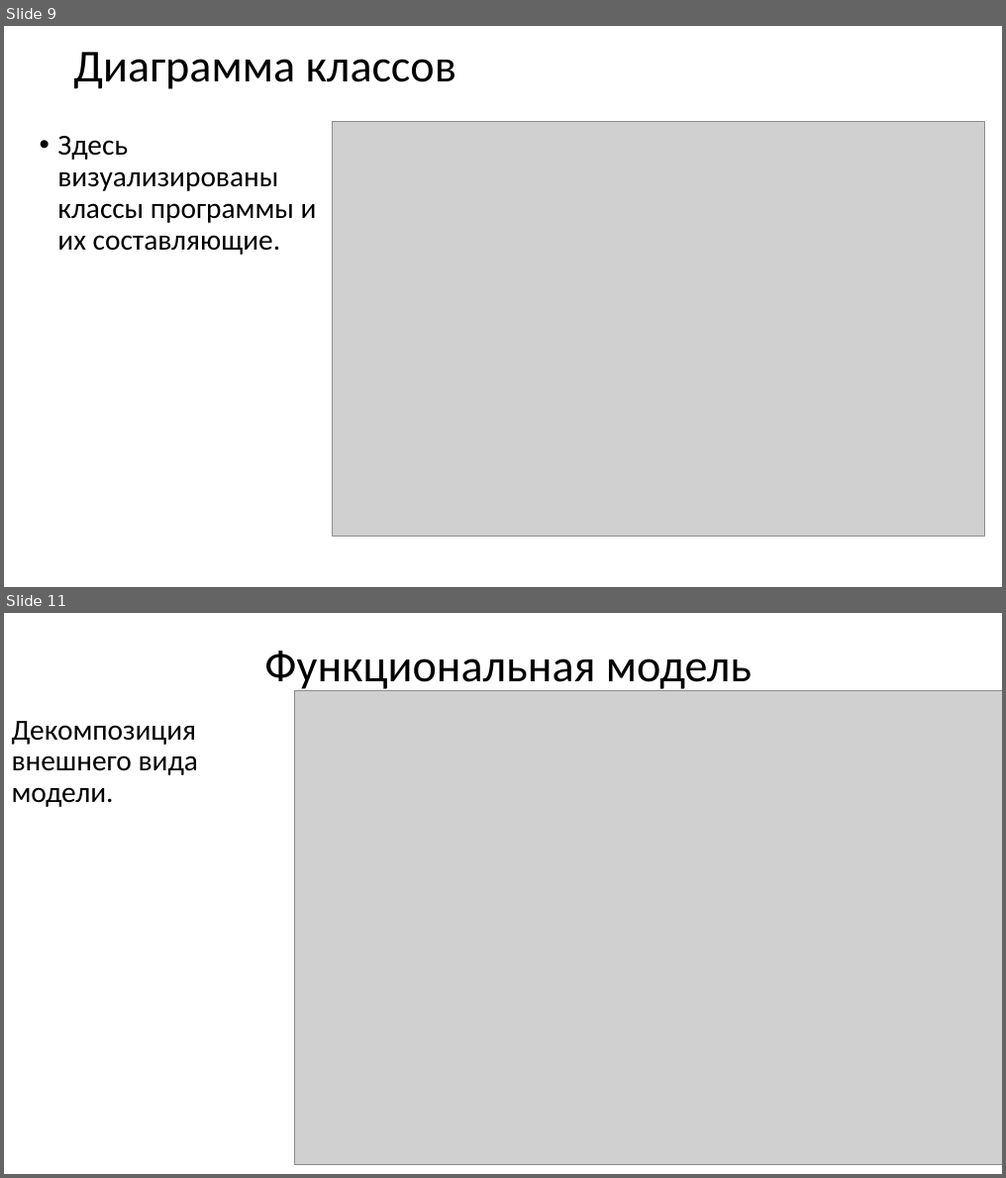
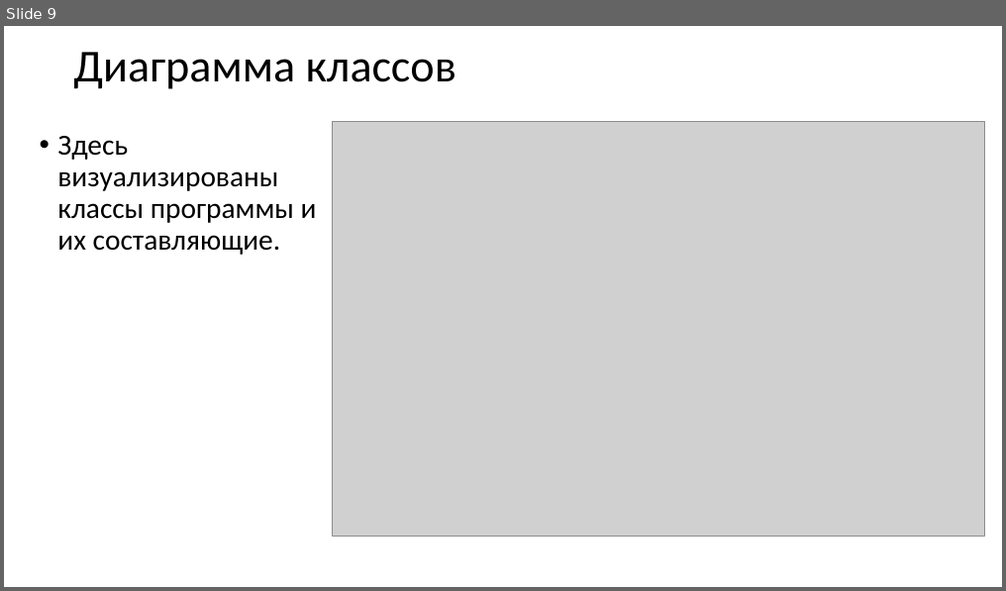
Before and after one commit to Essisten/UnderTheGround, a slide deck: Презентация игры Under The Ground.pptx. Shown one above the other, each under a label of ours: slides 9 and 11 before the commit, slide 9 after it; the slides between them are not shown. The pictures are 1006x1178 and 1006x591 pixels, drawn with LibreOffice and Linux fonts; fonts in the diff are those of the drawing; grey boxes stand for pictures. Boxes give left, top, right and bottom in pixels: in the first picture for what was removed or moved away, otherwise in the second. Text is boxed around its words. In the diff, an @@ line names an element or a change of style, - is before the commit and + after.

```diff
--- a/Презентация игры Under The Ground.pptx
+++ b/Презентация игры Under The Ground.pptx
@@ slide 11 removed at (4,613,1002,1174), background #FFFFFF @@
@@ title removed at (264,651,751,693) @@
-Функциональная модель
@@ picture removed at (294,691,1002,1164) @@
@@ text removed at (12,721,198,807) @@
-Декомпозиция внешнего вида модели.
```
Also in this commit, not shown: 2 slides changed, 1 other slide removed, 1 other file.
